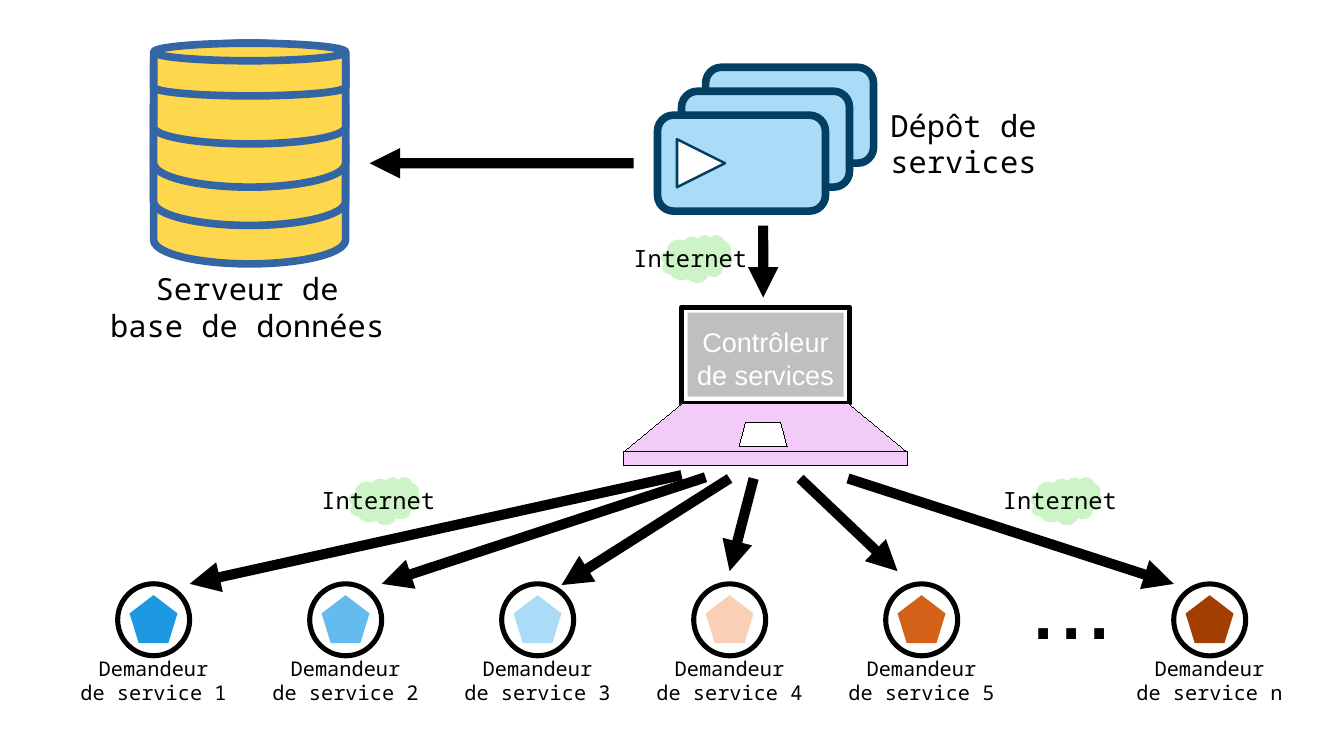
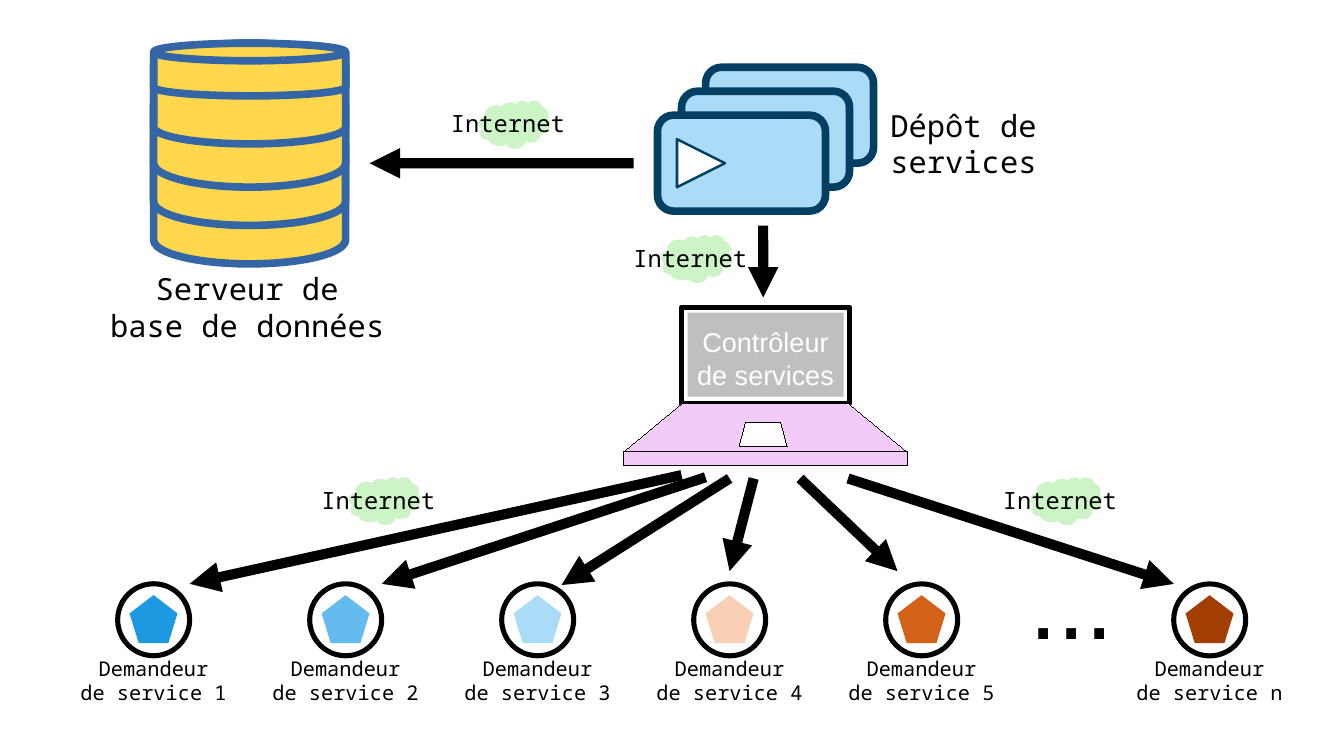
Before and after one commit to gattardm/P8, a slide deck: slide 8 of Sources/dependances_fonctionnelles.odp. Drawn at 1344x756 pixels with LibreOffice and Linux fonts; fonts in the diff are those of the drawing. Boxes give left, top, right and bottom in pixels: in the first picture for what was removed or moved away, otherwise in the second. Text is boxed around its words. In the diff, an @@ line names an element or a change of style, - is before the commit and + after.

```diff
--- a/Sources/dependances_fonctionnelles.odp
+++ b/Sources/dependances_fonctionnelles.odp
@@ text added at [451,110,565,138], 14 pt, text #000000 @@
+Internet
@@ freeform shape added at [478,101,550,149], fill #CCF4C6 @@
```
Also in this commit, not shown: 6 slides added, 5 other files.
